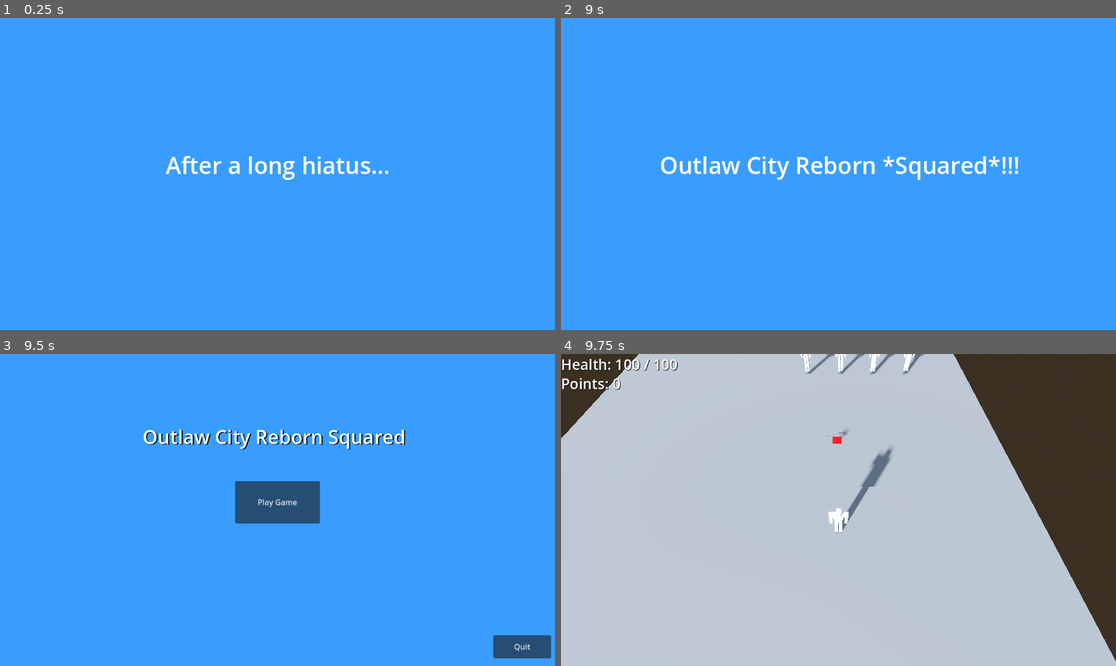
Above: before the commit, frames 1-4 (two rows, left to right).
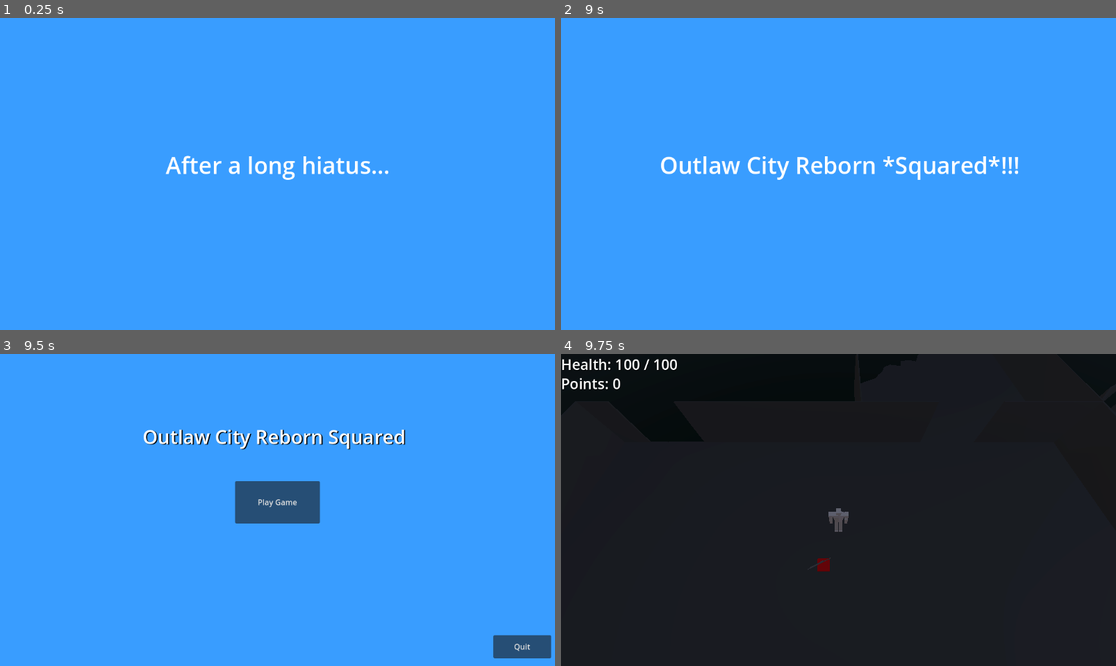
Above: after the commit, the same moments.

Repository: DunceHammer/outlaw-city-reborn-squared
Game: Godot game, scene res://Scenes/main_menu.tscn
Two runs of this game, one before a commit and one after it. Both use one fixed random seed, a clock stepped at 60 frames per second and the inputs below. This scene is started directly instead of the project's main scene.
Inputs (mouse positions are in pixels of both pictures, inside the frame that each line leads up to):
- Up to frame 1 (0.25 s): no input
- Up to frame 2 (9 s): tap Enter at 0.5, 2, 3.5 s; move the mouse to (960, 158) at 0.52 s; hold D 0.53-1.28 s; hold E 0.53-1.28 s; click (960, 158) at 0.67 s; tap Space at 1.25, 2.75, 4.25 s; move the mouse to (727, 189) at 1.27 s; hold S 1.28-2.03 s; tap E every 1.5 s from 1.35 to 8.85 s; move the mouse to (894, 105) at 2.02 s; hold D 2.03-2.78 s; hold E 2.03-2.78 s; move the mouse to (810, 236) at 2.77 s; hold W 2.78-3.53 s; click (810, 236) at 2.92 s; move the mouse to (1005, 220) at 3.52 s; hold E 3.53-4.28 s; hold A 3.53-5.03 s; move the mouse to (672, 127) at 4.27 s; move the mouse to (866, 174) at 5.02 s; hold S 5.03-5.78 s; hold E 5.03-5.78 s; click (866, 174) at 5.17 s; move the mouse to (755, 96) at 5.77 s; hold D 5.78-6.53 s; move the mouse to (960, 158) at 6.52 s; hold W 6.53-7.28 s; hold E 6.53-7.28 s; move the mouse to (727, 189) at 7.27 s; hold D 7.28-8.03 s; click (727, 189) at 7.42 s; move the mouse to (894, 105) at 8.02 s; hold S 8.03-8.78 s; hold E 8.03-8.78 s; move the mouse to (810, 236) at 8.77 s; hold A from 8.78 s (still down)
- Up to frame 3 (9.5 s): keep holding A
- Up to frame 4 (9.75 s): release A at 9.5 s; click "Play Game" at 9.5 s

Frames 1-3 are identical in both runs. In frame 4, 100% of the frame differs, in the area x 0-100%, y 0-100%.

Commit message:
DHR-10 Death menu & script added, main menu game scene changed, player character death sends to death screen

Diff:
--- a/Prefabs/PlayerCharacter/PlayerCharacter.gd
+++ b/Prefabs/PlayerCharacter/PlayerCharacter.gd
@@ -131,4 +131,4 @@
 
 
 func _on_died():
-	queue_free()
+	get_tree().change_scene_to_file("res://Scenes/death_menu.tscn")
--- /dev/null
+++ b/Scenes/death_menu.gd
@@ -0,0 +1,13 @@
+extends Node2D
+
+
+const GAME_SCENE = "res://Maps/NightOfTheUndead/MAP_NightOfTheUndead.tscn"
+const MENU_SCENE = "res://Scenes/main_menu.tscn"
+
+
+func _on_play_pressed():
+	get_tree().change_scene_to_file(GAME_SCENE)
+
+
+func _on_menu_pressed():
+	get_tree().change_scene_to_file(MENU_SCENE)
--- /dev/null
+++ b/Scenes/death_menu.tscn
@@ -0,0 +1,41 @@
+[gd_scene load_steps=2 format=3 uid="uid://b7pdwhj5xousu"]
+
+[ext_resource type="Script" path="res://Scenes/death_menu.gd" id="1_hdtsy"]
+
+[node name="DeathMenu" type="Node2D"]
+script = ExtResource("1_hdtsy")
+
+[node name="ColorRect" type="ColorRect" parent="."]
+offset_right = 1152.0
+offset_bottom = 648.0
+color = Color(0.223529, 0.615686, 1, 1)
+
+[node name="Menu" type="Node2D" parent="."]
+
+[node name="Menu" type="Button" parent="Menu"]
+offset_left = 624.0
+offset_top = 264.0
+offset_right = 800.0
+offset_bottom = 352.0
+text = "Main Menu"
+
+[node name="Play" type="Button" parent="Menu"]
+offset_left = 392.0
+offset_top = 264.0
+offset_right = 568.0
+offset_bottom = 352.0
+text = "Play Again"
+
+[node name="Label" type="Label" parent="Menu"]
+offset_left = 420.0
+offset_top = 178.0
+offset_right = 1002.0
+offset_bottom = 242.0
+theme_override_colors/font_color = Color(1, 1, 1, 1)
+theme_override_colors/font_shadow_color = Color(0, 0, 0, 1)
+theme_override_constants/shadow_offset_x = 2
+theme_override_font_sizes/font_size = 40
+text = "You lost this time."
+
+[connection signal="pressed" from="Menu/Menu" to="." method="_on_menu_pressed"]
+[connection signal="pressed" from="Menu/Play" to="." method="_on_play_pressed"]
--- a/Scenes/main_menu.gd
+++ b/Scenes/main_menu.gd
@@ -5,7 +5,7 @@
 "DunceHammer Return With...",
 "Outlaw City Reborn *Squared*!!!"
 ]
-const GAME_SCENE = "res://Maps/map_development.tscn"
+const GAME_SCENE = "res://Maps/NightOfTheUndead/MAP_NightOfTheUndead.tscn"
 var current_message
 
 func _ready():
